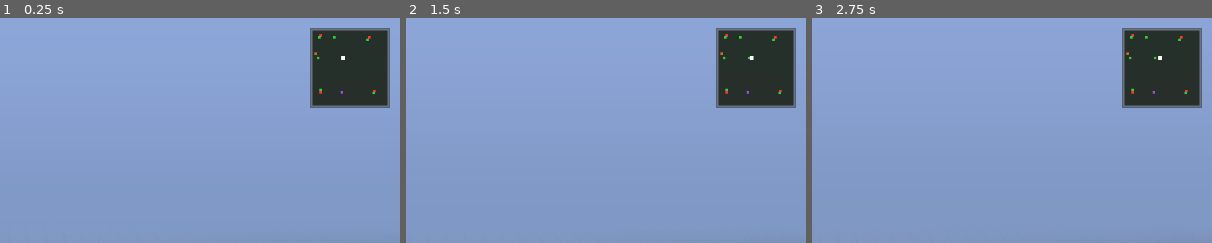
Above: before the commit, frames 1-3 (left to right).
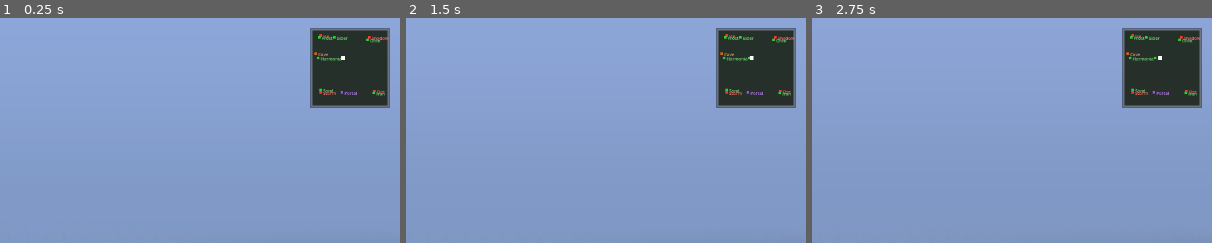
Above: after the commit, the same moments.

Repository: struktured-labs/cowardly-irregular
Game: Godot game, scene res://src/exploration/OverworldScene.tscn
The game is run twice, just before and just after one commit, with the same random seed, the same clock (stepped at 60 frames per second) and the same inputs. This scene is started directly instead of the project's main scene.
Inputs (mouse positions are % of the whole screen's width and height, from its top left):
- Up to frame 1 (0.25 s): no input
- Up to frame 2 (1.5 s): tap Enter at 0.5 s; move the mouse to (72, 45) at 0.52 s; hold Right (ui_right) 0.53-1.25 s; hold R (battle_advance) 0.53-1.25 s; click (72, 45) at 0.67 s; tap Z (ui_accept) at 0.77, 1.07 s; drag from (30, 55) to (58, 24) at 1.27 s
- Up to frame 3 (2.75 s): move the mouse to (60, 28) at 2.02 s; hold Right (ui_right) from 2.03 s (still down); hold Tab (battle_toggle_auto) from 2.03 s (still down); click (60, 28) at 2.17 s
The pictures show only the part of the screen within x 50-100%, y 0-50%; the shares and areas given below are measured in that part.

The runs differ from the first frame. In frame 1, 0.4% of the frame differs, in the area x 79-98%, y 7-35%; in frame 2, 0.4%; in frame 3, 0.4%.

Commit message:
feat: minimap location labels — short names next to dots
Added SHORT_NAMES mapping and tiny 7px labels next to each minimap
dot: "Harmonia", "Cave", "Frost", "Elder", "Grim", "Sand", "Iron",
"Ice", "Shadow", "Storm", "Fire", "Portal".

Players can now identify locations at a glance without memorizing
dot colors. Labels use lightened dot color for readability.
Additive only.

Co-Authored-By: Claude Opus 4.6 (1M context) <noreply@anthropic.com>

Diff:
--- a/src/exploration/OverworldMinimap.gd
+++ b/src/exploration/OverworldMinimap.gd
@@ -22,6 +22,21 @@
 	"cave": Color(0.8, 0.4, 0.1),      # Orange
 	"portal": Color(0.6, 0.3, 0.9),    # Purple
 	"dragon": Color(1.0, 0.2, 0.2),    # Red
+}
+
+const SHORT_NAMES: Dictionary = {
+	"village_entrance": "Harmonia",
+	"cave_entrance": "Cave",
+	"ice_dragon_cave": "Ice",
+	"shadow_dragon_cave": "Shadow",
+	"lightning_dragon_cave": "Storm",
+	"fire_dragon_cave": "Fire",
+	"frosthold_entrance": "Frost",
+	"eldertree_entrance": "Elder",
+	"grimhollow_entrance": "Grim",
+	"sandrift_entrance": "Sand",
+	"ironhaven_entrance": "Iron",
+	"steampunk_portal": "Portal",
 }
 
 
@@ -58,14 +73,15 @@
 	inner.mouse_filter = Control.MOUSE_FILTER_IGNORE
 	_canvas.add_child(inner)
 
-	# Transition dots
+	# Transition dots with labels
 	for key in transitions:
 		var pos: Vector2 = transitions[key]
 		if pos == Vector2.ZERO:
 			continue
 		var dot_type = _get_dot_type(key)
 		var color = DOT_COLORS.get(dot_type, Color(0.7, 0.7, 0.7))
-		_add_dot(pos, color)
+		var label_text = SHORT_NAMES.get(key, "")
+		_add_dot(pos, color, label_text)
 
 	# Player dot (on top)
 	_player_dot = ColorRect.new()
@@ -87,7 +103,7 @@
 	return "village"
 
 
-func _add_dot(world_pos: Vector2, color: Color) -> void:
+func _add_dot(world_pos: Vector2, color: Color, label_text: String = "") -> void:
 	var dot = ColorRect.new()
 	dot.color = color
 	dot.size = Vector2(DOT_SIZE, DOT_SIZE)
@@ -97,6 +113,15 @@
 	dot.position = map_pos - Vector2(DOT_SIZE / 2, DOT_SIZE / 2)
 	_canvas.add_child(dot)
 	_dots.append(dot)
+
+	if label_text != "":
+		var lbl = Label.new()
+		lbl.text = label_text
+		lbl.add_theme_font_size_override("font_size", 7)
+		lbl.add_theme_color_override("font_color", color.lightened(0.3))
+		lbl.position = map_pos + Vector2(DOT_SIZE, -4)
+		lbl.mouse_filter = Control.MOUSE_FILTER_IGNORE
+		_canvas.add_child(lbl)
 
 
 func _world_to_minimap(world_pos: Vector2) -> Vector2:
